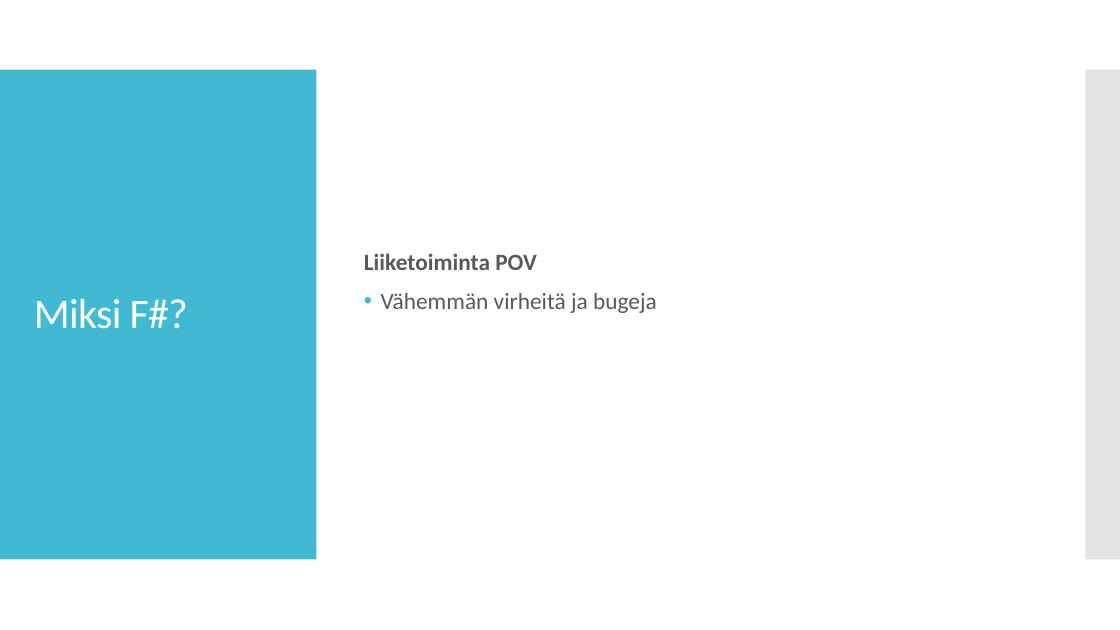
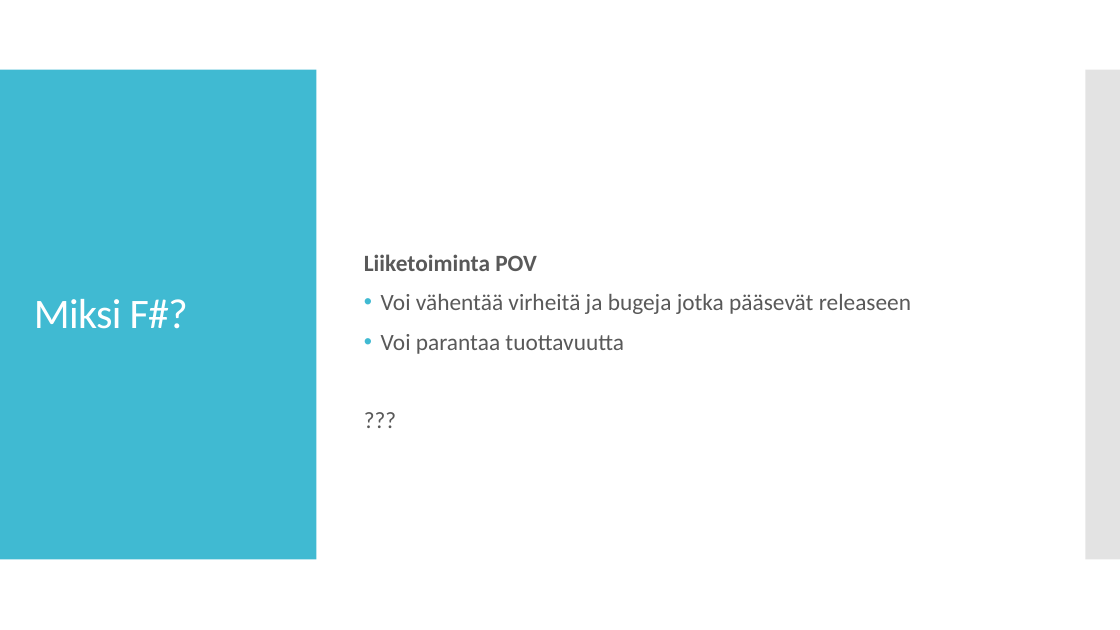
Before and after one commit to supertopi/FSharpRep, a slide deck: slide 7 of F.pptx (slide 6 before the commit). Drawn at 1120x630 pixels with LibreOffice and Linux fonts; fonts in the diff are those of the drawing. Boxes give left, top, right and bottom in pixels: in the first picture for what was removed or moved away, otherwise in the second. Text is boxed around its words. In the diff, an @@ line names an element or a change of style, - is before the commit and + after.

```diff
--- a/F.pptx
+++ b/F.pptx
@@ text at (381,294,911,354): text changed @@
-• Vähemmän virheitä ja bugeja
+• Voi vähentää virheitä ja bugeja jotka pääsevät releaseen
+• Voi parantaa tuottavuutta
+???
```
Also in this commit, not shown: 2 other slides changed, 5 other files.
